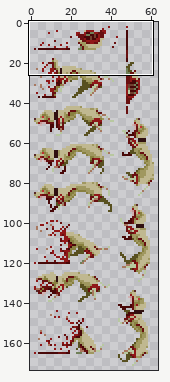
Sprite sheet: assets/dogzee.png. The first picture is a wide view before the edit; the outline marks the close-up.
Close-up. Old version:
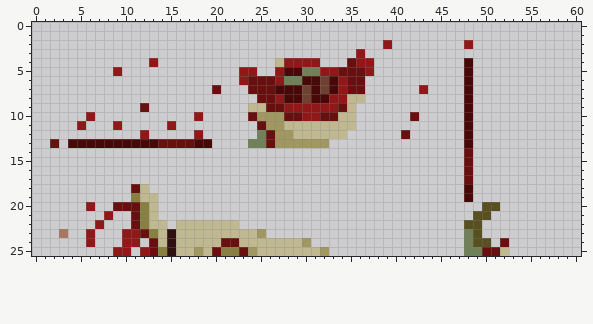
The file is 64x174 pixels. Shown: x 0..60, y 0..25.
And afterwards:
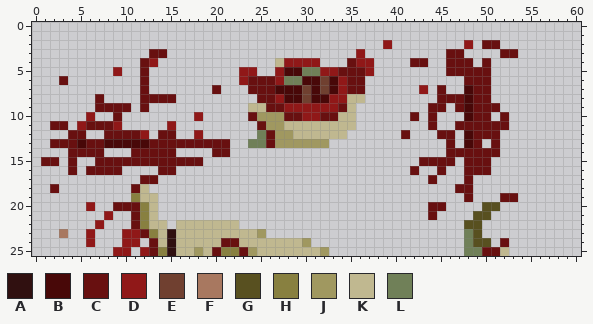
Palette (. is transparent): A #301010  B #480808  C #681010  D #901818  E #704030  F #a87860  G #585020  H #888040  J #a09860  K #c0b890  L #708058
The exact change:
{"y":2,"x":50,"old":"..","new":"CC"}
{"y":3,"x":13,"old":"..","new":"CC"}
{"y":3,"x":46,"old":"..","new":"CC"}
{"y":3,"x":52,"old":"..","new":"CC"}
{"y":4,"x":12,"old":".","new":"C"}
{"y":4,"x":42,"old":"..","new":"CC"}
{"y":4,"x":46,"old":"..B","new":"CCC"}
{"y":4,"x":50,"old":".","new":"C"}
{"y":5,"x":12,"old":".","new":"C"}
{"y":5,"x":46,"old":"..B..","new":"CCCCC"}
{"y":6,"x":3,"old":".","new":"C"}
{"y":6,"x":12,"old":".","new":"C"}
{"y":6,"x":48,"old":"B..","new":"CCC"}
{"y":7,"x":12,"old":".","new":"C"}
{"y":7,"x":45,"old":".","new":"C"}
{"y":7,"x":49,"old":"..","new":"CC"}
{"y":8,"x":7,"old":".","new":"C"}
{"y":8,"x":12,"old":"....","new":"CCCC"}
{"y":8,"x":45,"old":"...","new":"CCC"}
{"y":8,"x":49,"old":"..","new":"CC"}
{"y":9,"x":7,"old":"....","new":"CCCC"}
{"y":9,"x":44,"old":"..","new":"CC"}
{"y":9,"x":47,"old":".","new":"C"}
{"y":9,"x":49,"old":"...","new":"CCC"}
{"y":10,"x":9,"old":".","new":"C"}
{"y":10,"x":44,"old":".","new":"C"}
{"y":10,"x":49,"old":"..","new":"CC"}
{"y":10,"x":52,"old":".","new":"C"}
{"y":11,"x":2,"old":"..","new":"CC"}
{"y":11,"x":6,"old":"...","new":"CCC"}
{"y":11,"x":44,"old":".","new":"C"}
{"y":11,"x":47,"old":".B....","new":"CCCCCC"}
{"y":12,"x":4,"old":"..","new":"CC"}
{"y":12,"x":8,"old":"....","new":"CCCC"}
{"y":12,"x":14,"old":"..","new":"CC"}
{"y":12,"x":45,"old":"..","new":"CC"}
{"y":12,"x":49,"old":"...","new":"CCC"}
{"y":13,"x":3,"old":".B","new":"CC"}
{"y":13,"x":6,"old":"BB","new":"CC"}
{"y":13,"x":13,"old":"B","new":"C"}
{"y":13,"x":18,"old":"BB..","new":"CCCC"}
{"y":13,"x":46,"old":".","new":"C"}
{"y":13,"x":49,"old":".","new":"C"}
{"y":13,"x":51,"old":".","new":"C"}
{"y":14,"x":4,"old":"....","new":"CCCC"}
{"y":14,"x":11,"old":".....","new":"CCCCC"}
{"y":14,"x":20,"old":"..","new":"CC"}
{"y":14,"x":46,"old":"..","new":"CC"}
{"y":14,"x":49,"old":"...","new":"CCC"}
{"y":15,"x":1,"old":"..","new":"CC"}
{"y":15,"x":4,"old":".","new":"C"}
{"y":15,"x":7,"old":"............","new":"CCCCCCCCCCCC"}
{"y":15,"x":43,"old":"....","new":"CCCC"}
{"y":15,"x":49,"old":"..","new":"CC"}
{"y":16,"x":4,"old":".","new":"C"}
{"y":16,"x":6,"old":"....","new":"CCCC"}
{"y":16,"x":14,"old":"..","new":"CC"}
{"y":16,"x":42,"old":".","new":"C"}
{"y":16,"x":45,"old":".","new":"C"}
{"y":16,"x":49,"old":"..","new":"CC"}
{"y":17,"x":12,"old":"..","new":"CC"}
{"y":17,"x":44,"old":".","new":"C"}
{"y":18,"x":2,"old":".","new":"C"}
{"y":18,"x":47,"old":".B","new":"CC"}
{"y":19,"x":48,"old":"B","new":"C"}
{"y":19,"x":52,"old":"..","new":"CC"}
{"y":20,"x":44,"old":"..","new":"CC"}
{"y":21,"x":44,"old":".","new":"C"}
{"label":"changed","picture_box":[410,40,518,220]}
{"label":"changed","picture_box":[41,49,230,193]}
